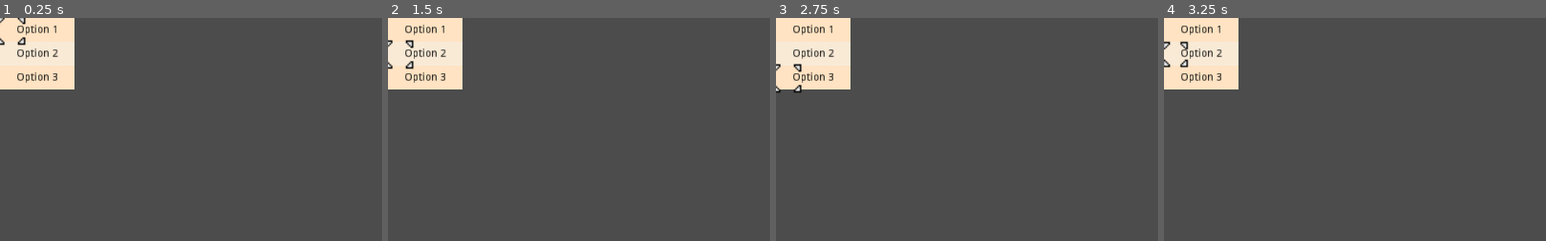
Above: before the commit, frames 1-4 (left to right).
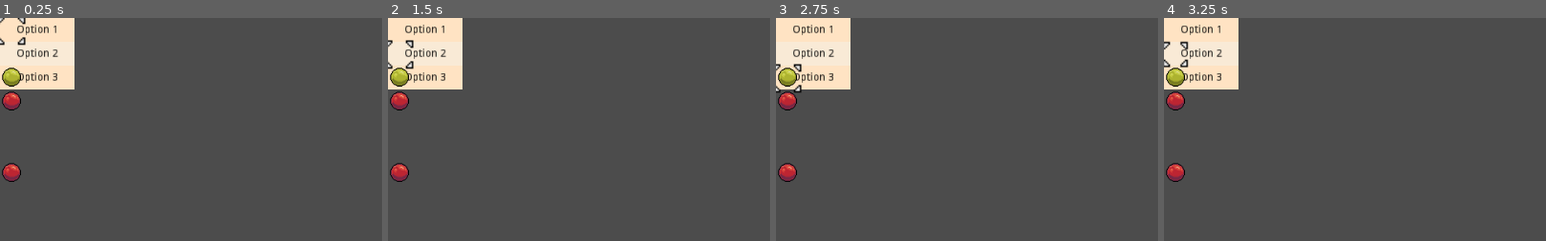
Above: after the commit, the same moments.

Repository: DaveRendell/gridcursor
Game: Godot game, scene res://Menu.tscn
Same seed, same stepped clock (60 frames per second), same inputs: the game is played once before the commit and once after it. The project has no main scene, so this scene is started directly.
Inputs (mouse positions are % of the whole screen's width and height, from its top left):
- Up to frame 1 (0.25 s): no input
- Up to frame 2 (1.5 s): tap Enter (ui_accept) at 0.5, 0.77, 1.25 s; move the mouse to (72, 45) at 0.52 s; hold Right (ui_right) 0.53-1.28 s; click (72, 45) at 0.67 s; move the mouse to (30, 55) at 1.27 s; hold Down (ui_down) from 1.28 s (still down); click (30, 55) at 1.42 s
- Up to frame 3 (2.75 s): tap Enter (ui_accept) at 1.52 s; move the mouse to (60, 28) at 2.02 s; release Down (ui_down) at 2.03 s; hold Right (ui_right) from 2.03 s (still down); click (60, 28) at 2.17 s
- Up to frame 4 (3.25 s): move the mouse to (45, 70) at 2.77 s; release Right (ui_right) at 2.78 s; hold Up (ui_up) from 2.78 s (still down); click (45, 70) at 2.92 s; tap Enter (ui_accept) at 3.02 s
The pictures show only the part of the screen within x 0-50%, y 0-50%; the shares and areas given below are measured in that part.

The runs differ from the first frame. In frame 1, 1.0% of the frame differs, in the area x 0-6%, y 22-74%; in frame 2, 1.0%; in frame 3, 1.0%; in frame 4, 1.0%.

Commit message:
Add grid nodes

Diff:
--- a/Grid.gd
+++ b/Grid.gd
@@ -15,6 +15,7 @@
 # Called when the node enters the scene tree for the first time.
 func _ready():
 	draw_grid()
+	draw_nodes()
 
 # Called every frame. 'delta' is the elapsed time since the previous frame.
 func _process(delta):
@@ -85,6 +86,23 @@
 
 func click_position(x, y):
 	print("Clicked grid position %d %d" % [x, y])
+	for node in $GridNodes.get_children():
+		if node.has_method("select"):
+			if node.x == x and node.y == y:
+				node.select(self)
+
+# QQ
+func add_grid_node(node):
+	$GridNodes.add_child(node)
+
+func get_nodes():
+	$GridNodes.get_children()
+
+func draw_nodes():
+	print($GridNodes.get_child_count())
+	for node in $GridNodes.get_children():
+		var grid_node = (node as GridNode)
+		node.position = position_from_coordinates(grid_node.x, grid_node.y)
 
 
 # Signals
--- a/Grid.tscn
+++ b/Grid.tscn
@@ -1,8 +1,10 @@
-[gd_scene load_steps=5 format=2]
+[gd_scene load_steps=7 format=2]
 
 [ext_resource path="res://Grid.gd" type="Script" id=1]
 [ext_resource path="res://img/ui/grid/cursor/0.png" type="Texture" id=2]
 [ext_resource path="res://img/ui/grid/cursor/1.png" type="Texture" id=3]
+[ext_resource path="res://InanimateBlob.tscn" type="PackedScene" id=4]
+[ext_resource path="res://LogBlob.tscn" type="PackedScene" id=5]
 
 [sub_resource type="SpriteFrames" id=2]
 animations = [ {
@@ -34,6 +36,20 @@
 [node name="ScrollTickTimer" type="Timer" parent="Cursor"]
 wait_time = 0.1
 
+[node name="GridNodes" type="Node" parent="."]
+
+[node name="InanimateBlob" parent="GridNodes" instance=ExtResource( 4 )]
+x = 2
+y = 3
+
+[node name="InanimateBlob2" parent="GridNodes" instance=ExtResource( 4 )]
+x = 4
+y = 6
+
+[node name="LogBlob" parent="GridNodes" instance=ExtResource( 5 )]
+x = 2
+y = 2
+
 [connection signal="mouse_entered" from="Background" to="." method="_on_Background_mouse_entered"]
 [connection signal="mouse_exited" from="Background" to="." method="_on_Background_mouse_exited"]
 [connection signal="timeout" from="Cursor/ScrollStartTimer" to="." method="_on_ScrollStartTimer_timeout"]
--- /dev/null
+++ b/GridNode.gd
@@ -0,0 +1,7 @@
+extends Node2D
+
+class_name GridNode
+
+# Position on grid
+export var x: int
+export var y: int
--- /dev/null
+++ b/GridNode.tscn
@@ -0,0 +1,6 @@
+[gd_scene load_steps=2 format=2]
+
+[ext_resource path="res://GridNode.gd" type="Script" id=1]
+
+[node name="GridNode" type="Node2D"]
+script = ExtResource( 1 )
--- /dev/null
+++ b/InanimateBlob.tscn
@@ -0,0 +1,18 @@
+[gd_scene load_steps=4 format=2]
+
+[ext_resource path="res://GridNode.tscn" type="PackedScene" id=1]
+[ext_resource path="res://img/orb_red.png" type="Texture" id=2]
+
+[sub_resource type="SpriteFrames" id=1]
+animations = [ {
+"frames": [ ExtResource( 2 ) ],
+"loop": true,
+"name": "default",
+"speed": 5.0
+} ]
+
+[node name="InanimateBlob" instance=ExtResource( 1 )]
+
+[node name="AnimatedSprite" type="AnimatedSprite" parent="." index="0"]
+frames = SubResource( 1 )
+centered = false
--- /dev/null
+++ b/LogBlob.gd
@@ -0,0 +1,5 @@
+extends "res://GridNode.gd"
+
+
+func select(grid):
+	print("I have been selected!")
--- /dev/null
+++ b/LogBlob.tscn
@@ -0,0 +1,20 @@
+[gd_scene load_steps=5 format=2]
+
+[ext_resource path="res://GridNode.tscn" type="PackedScene" id=1]
+[ext_resource path="res://LogBlob.gd" type="Script" id=2]
+[ext_resource path="res://img/orb_yellow.png" type="Texture" id=3]
+
+[sub_resource type="SpriteFrames" id=1]
+animations = [ {
+"frames": [ ExtResource( 3 ) ],
+"loop": true,
+"name": "default",
+"speed": 5.0
+} ]
+
+[node name="LogBlob" instance=ExtResource( 1 )]
+script = ExtResource( 2 )
+
+[node name="AnimatedSprite" type="AnimatedSprite" parent="." index="0"]
+frames = SubResource( 1 )
+centered = false
--- /dev/null
+++ b/SelectableGridNode.gd
@@ -0,0 +1,4 @@
+extends "res://GridNode.gd"
+
+func select():
+	pass
--- a/TestHexWorld.tscn
+++ b/TestHexWorld.tscn
@@ -9,7 +9,6 @@
 
 [node name="Cursor" parent="." index="1"]
 z_index = 0
-frame = 0
 
 [node name="Menu" parent="." index="2" instance=ExtResource( 3 )]
 visible = false
--- a/project.godot
+++ b/project.godot
@@ -7,6 +7,16 @@
 ;   param=value ; assign values to parameters
 
 config_version=4
+
+_global_script_classes=[ {
+"base": "Node2D",
+"class": "GridNode",
+"language": "GDScript",
+"path": "res://GridNode.gd"
+} ]
+_global_script_class_icons={
+"GridNode": ""
+}
 
 [application]
 
Binary file added: img/orb_blue.png
Not shown, added: img/orb_blue.png.import
Binary file added: img/orb_green.png
Not shown, added: img/orb_green.png.import
Binary file added: img/orb_purple.png
Not shown, added: img/orb_purple.png.import
Binary file added: img/orb_red.png
Not shown, added: img/orb_red.png.import
Binary file added: img/orb_yellow.png
Not shown, added: img/orb_yellow.png.import
